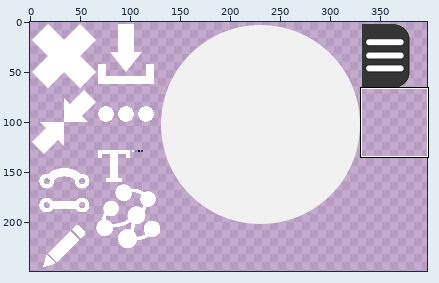
Edited in one commit: sprite sheet (graphe-mobile-android/assets/data/style.png). Above, an overview of the earlier version with the close-up marked.
Close-up. As it was:
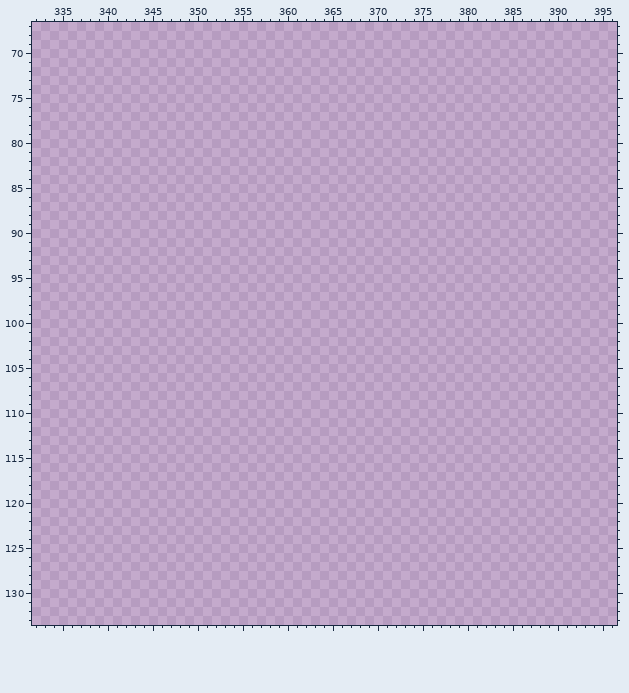
The file is 512x256 pixels. Pixels under 10% opacity are left out. Colours within 5 levels of each other are drawn and written as one. Shown: x 332..396, y 67..133. The wide view leaves out empty margins.
New version:
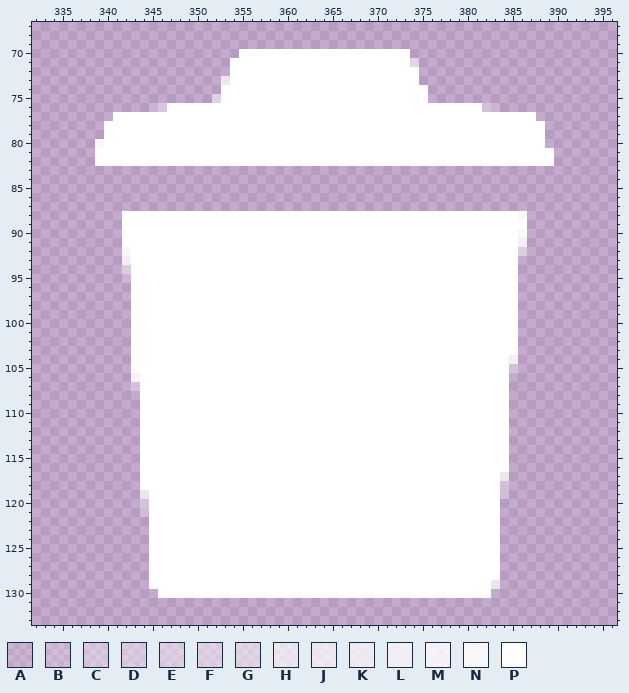
Palette (. is transparent): A #ffffff20  B #ffffff38  C #ffffff60  D #ffffff66  E #ffffff70  F #ffffff78  G #ffffff80  H #ffffffb0  J #ffffffb8  K #ffffffc0  L #ffffffd0  M #ffffffd8  N #ffffffe8  P #ffffff
What changed:
The author put colour A in row 76 at x 345 and 383; in row 95 at x 342.
The author put colour B in row 119 at x 384; in row 121 at x 344.
The author put colour C in row 76 at x 382; in row 105 at x 385; in row 118 at x 384.
The author put colour D in row 107 at x 343; in row 120 at x 344.
The author put colour E in row 76 at x 346.
The author put colour F in row 75 at x 352.
The author put colour G in row 71 at x 374; in row 92 at x 386; in row 94 at x 342.
The author put colour H in row 117 at x 384; in row 119 at x 344.
The author put colour J in row 129 at x 383.
The author put colour K in row 73 at x 353.
The author put colour L in row 91 at x 386; in row 93 at x 342; in row 104 at x 385.
The author put colour M in row 106 at x 343.
The author put colour N in row 80 at x 339; in row 88 at x 386; in row 90 at x 386; in row 92 at x 342.
The author put colour P in row 70 at x 355 to 373; in row 71 at x 354 to 373; in rows 72 to 73 at x 354 to 374; in rows 74 to 75 at x 353 to 375; in row 76 at x 347 to 381; in row 77 at x 341 to 387.
The author put colour P in rows 78 to 80 at x 340 to 388; in rows 81 to 82 at x 339 to 389; in row 88 at x 342 to 385; in row 89 at x 342 to 386; in rows 90 to 91 at x 342 to 385; in rows 92 to 103 at x 343 to 385.
The author put colour P in rows 104 to 105 at x 343 to 384; in rows 106 to 116 at x 344 to 384; in rows 117 to 118 at x 344 to 383; in rows 119 to 128 at x 345 to 383; in row 129 at x 345 to 382; in row 130 at x 346 to 382.
Changed places in both close-ups, as pixel boxes (x1, y1, x2, y2):
added: (95, 49, 554, 166)
added: (122, 211, 527, 598)
